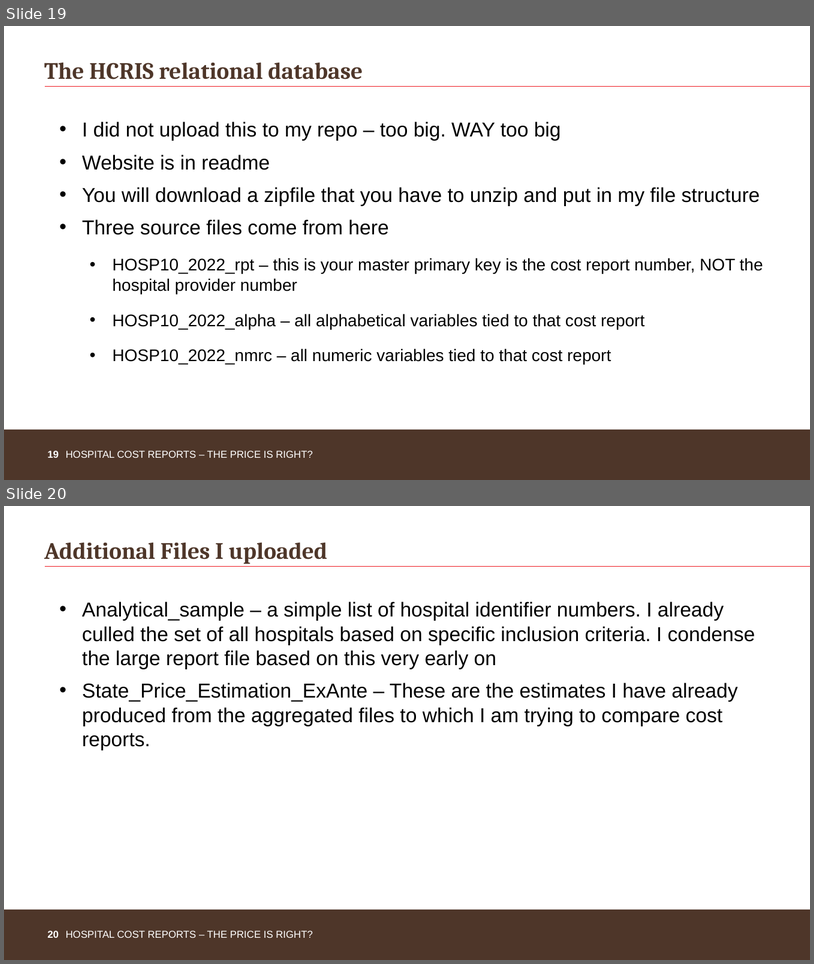
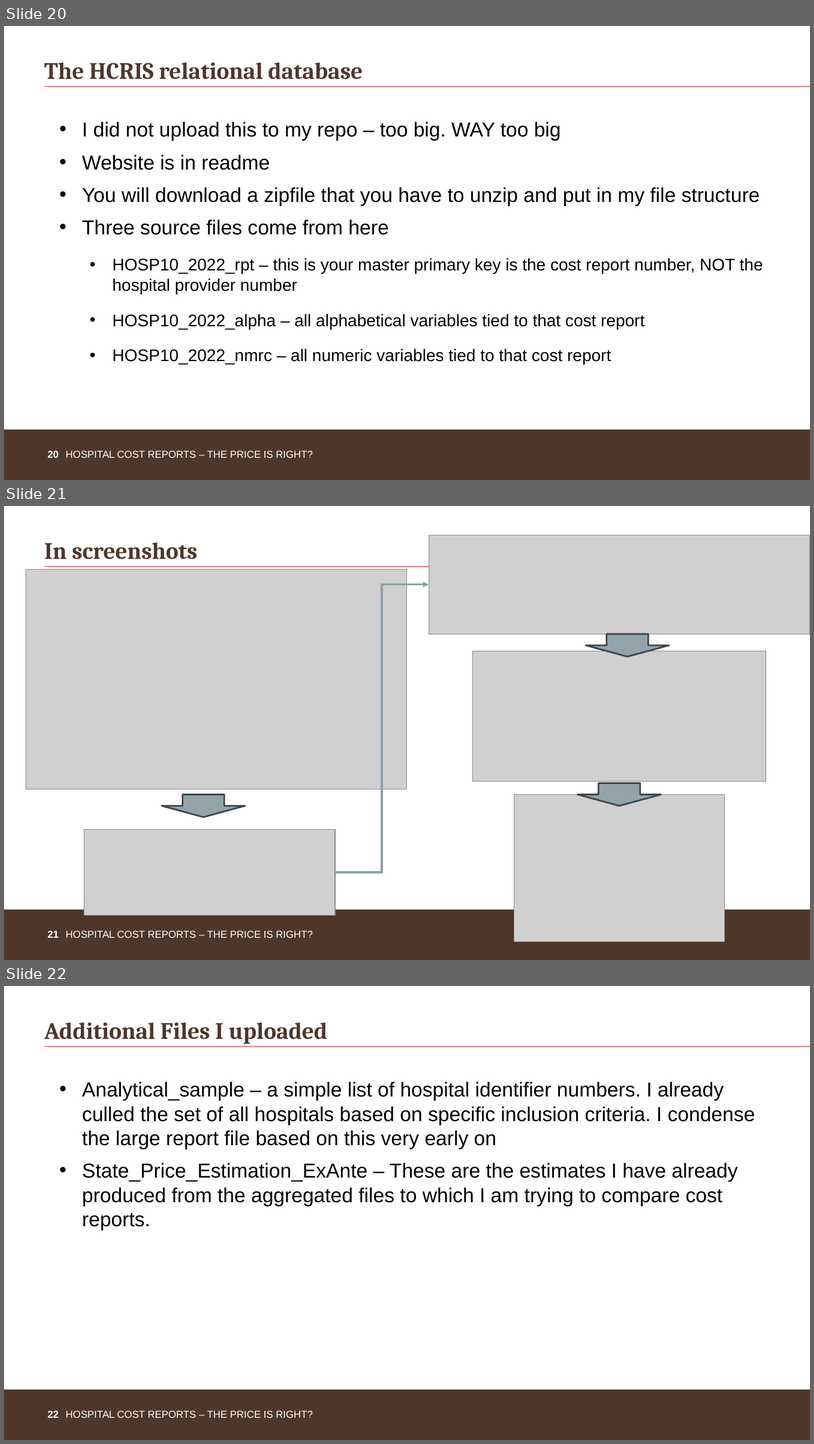
Before and after one commit to mmaughan0/Applied-Econ-Analysis-HCRIS-Project, a slide deck: Applied Econ Analysis HCRIS Presentation.pptx. Shown one above the other, each under a label of ours: slides 19 and 20 before the commit, slides 20, 21 and 22 after it. The pictures are 814x964 and 814x1444 pixels, drawn with LibreOffice and Linux fonts; fonts in the diff are those of the drawing; grey boxes stand for pictures; background and template pictures are left out. Boxes give left, top, right and bottom in pixels: in the first picture for what was removed or moved away, otherwise in the second. Text is boxed around its words. In the diff, an @@ line names an element or a change of style, - is before the commit and + after.

```diff
--- a/Applied Econ Analysis HCRIS Presentation.pptx
+++ b/Applied Econ Analysis HCRIS Presentation.pptx
@@ slide 21 added at bbox=[4, 506, 810, 960], background #FFFFFF; not listed: 4 template elements that a slide beside it also shows @@
@@ picture added at bbox=[429, 535, 810, 634] @@
@@ title added at bbox=[44, 542, 197, 559], 28 pt, text #4E3629, bold @@
+In screenshots
@@ picture added at bbox=[26, 569, 408, 789] @@
@@ elbow arrow added from (336, 872) to (429, 585), #8FA0A9 2.25 pt @@
@@ down arrow added at bbox=[586, 634, 669, 656], fill #93A3AC, outline #40474B 2 pt @@
@@ picture added at bbox=[473, 651, 767, 782] @@
@@ down arrow added at bbox=[578, 783, 662, 805], fill #93A3AC, outline #40474B 2 pt @@
@@ down arrow added at bbox=[162, 795, 245, 817], fill #93A3AC, outline #40474B 2 pt @@
@@ picture added at bbox=[515, 795, 725, 942] @@
@@ picture added at bbox=[84, 829, 336, 915] @@
@@ what was slide 19 is now slide 20 @@
@@ page number at bbox=[48, 450, 59, 457]: text changed @@
-19
+20
@@ what was slide 20 is now slide 22 @@
@@ page number at bbox=[48, 1410, 59, 1417]: text changed @@
-20
+22
```
Also in this commit, not shown: 2 other slides added, 1 slide removed.
